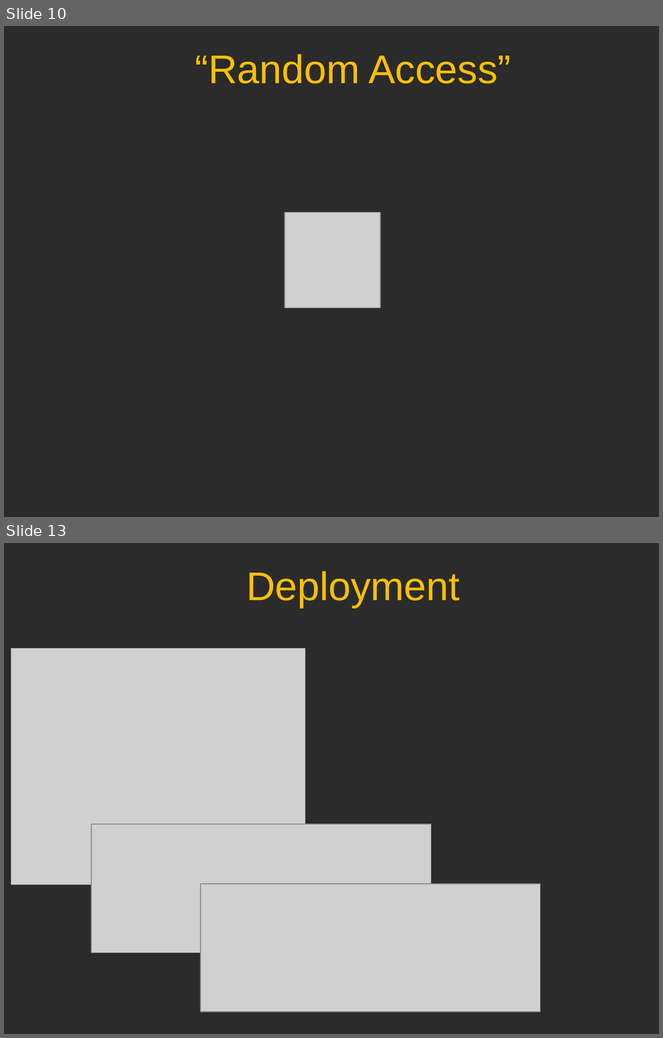
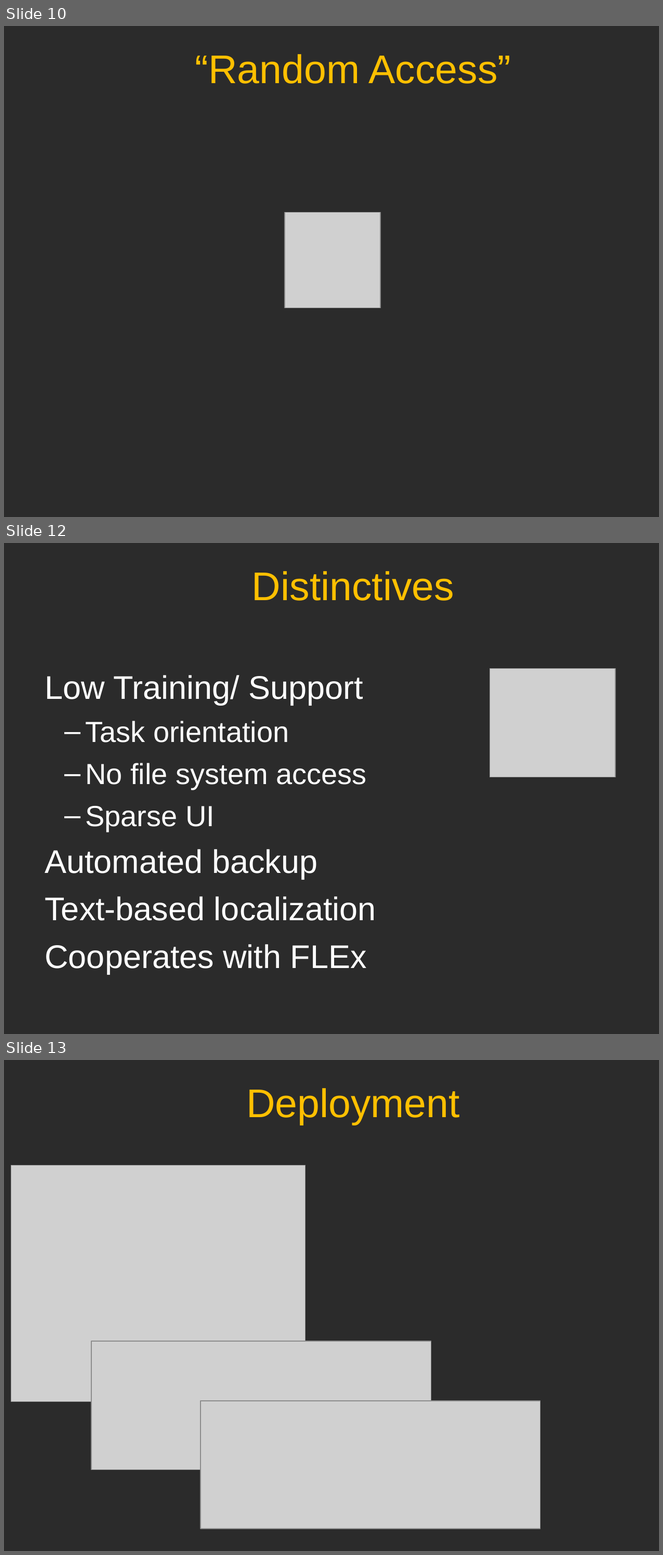
Before and after one commit to sillsdev/wesay, a slide deck: Presentations/CTC2006/V1.ppt. Shown one above the other, each under a label of ours: slides 10 and 13 before the commit, slides 10, 12 and 13 after it; the slides between them are not shown. The pictures are 663x1038 and 663x1555 pixels, drawn with LibreOffice and Linux fonts; fonts in the diff are those of the drawing; grey boxes stand for pictures; background and template pictures are left out; a plain dark background stands for a picture behind light text. Boxes give left, top, right and bottom in pixels: in the first picture for what was removed or moved away, otherwise in the second. Text is boxed around its words. In the diff, an @@ line names an element or a change of style, - is before the commit and + after.

```diff
--- a/Presentations/CTC2006/V1.ppt
+++ b/Presentations/CTC2006/V1.ppt
@@ slide 12 added at bbox=[4, 543, 659, 1034], background picture (left out) @@
@@ title added at bbox=[252, 571, 454, 601], 44 pt, text #FFC000 @@
+Distinctives
@@ text added at bbox=[45, 675, 376, 974], 36 pt, text #FFFFFF @@
+  Low Training/ Support
+  – Task orientation
+  – No file system access
+  – Sparse UI
+  Automated backup
+  Text-based localization
+  Cooperates with FLEx
@@ picture added at bbox=[490, 669, 616, 778] @@
```
Also in this commit, not shown: 3 slides changed, 2 other slides added, 4 slides removed, 3 other files.
